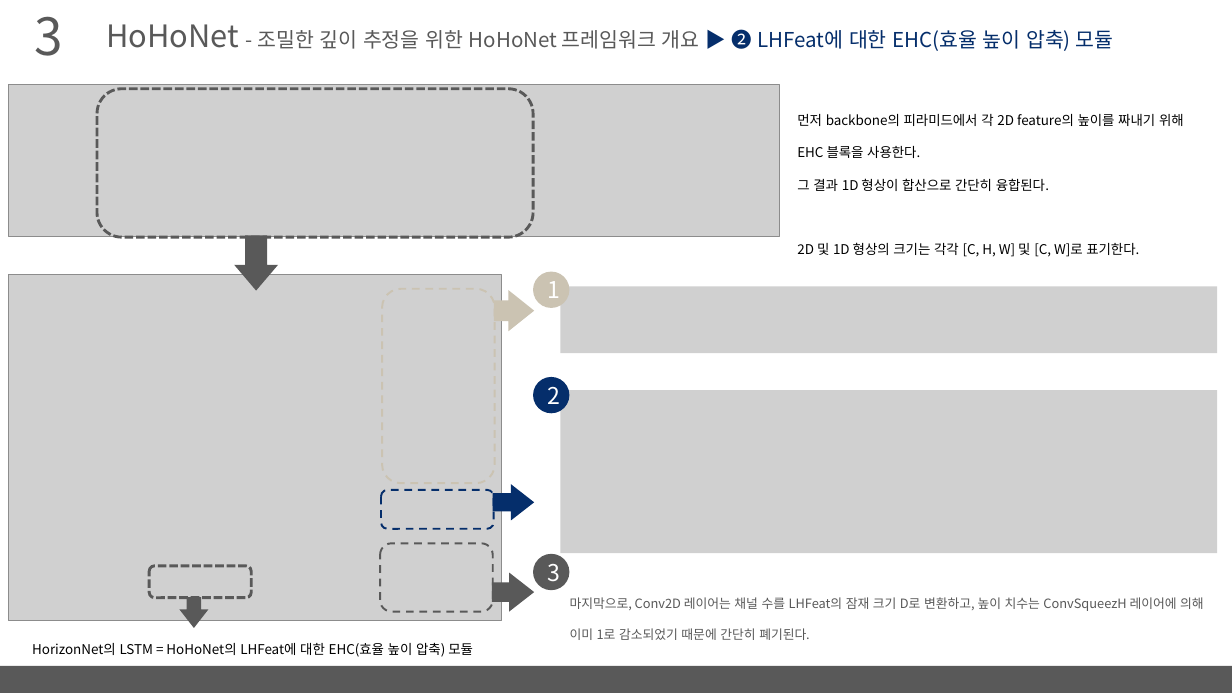
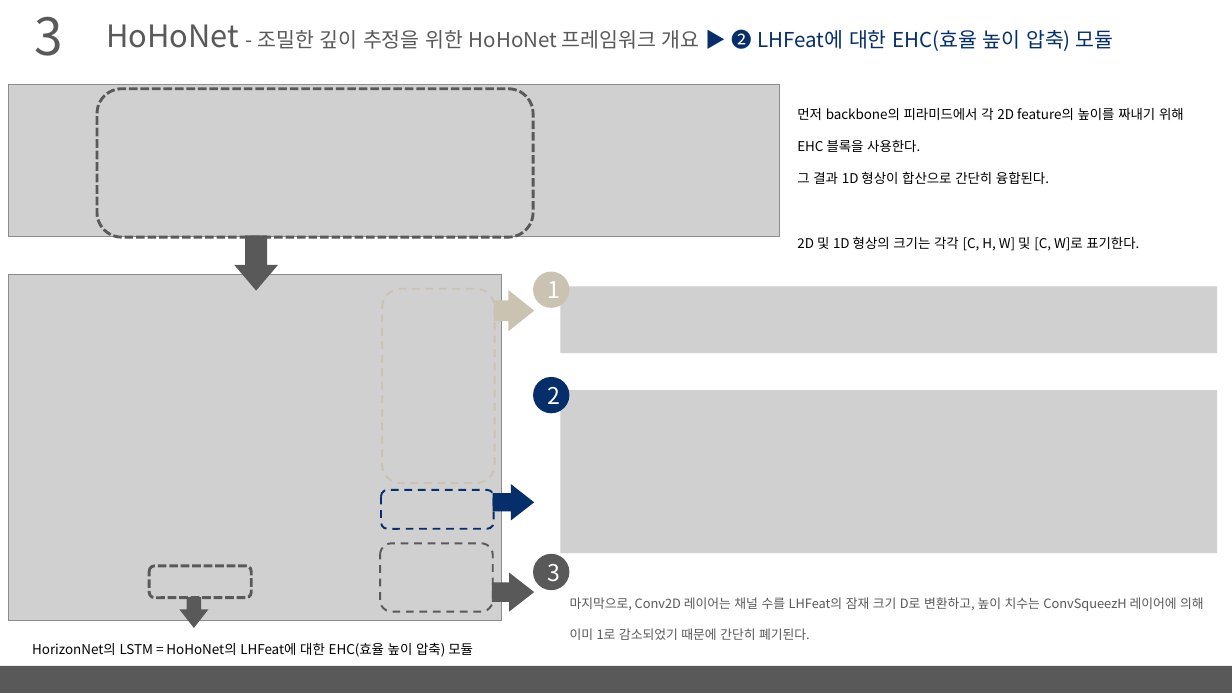
Before and after one commit to arittung/3D_Room_Layout_estimation, a slide deck: slide 10 of LayoutNet-HorizonNet-HoHoNet 정리.pptx. Drawn at 1232x693 pixels with LibreOffice and Linux fonts; fonts in the diff are those of the drawing; grey boxes stand for pictures. Boxes give left, top, right and bottom in pixels: in the first picture for what was removed or moved away, otherwise in the second. Text is boxed around its words. In the diff, an @@ line names an element or a change of style, - is before the commit and + after.

```diff
--- a/LayoutNet-HorizonNet-HoHoNet 정리.pptx
+++ b/LayoutNet-HorizonNet-HoHoNet 정리.pptx
@@ text "먼저 backbone의 피라미드에서 각 2D ..." moved from (x1=797, y1=114, x2=1184, y2=257) to (x1=797, y1=108, x2=1184, y2=251) @@
```
Also in this commit, not shown: 7 other slides changed, 2 other files.
